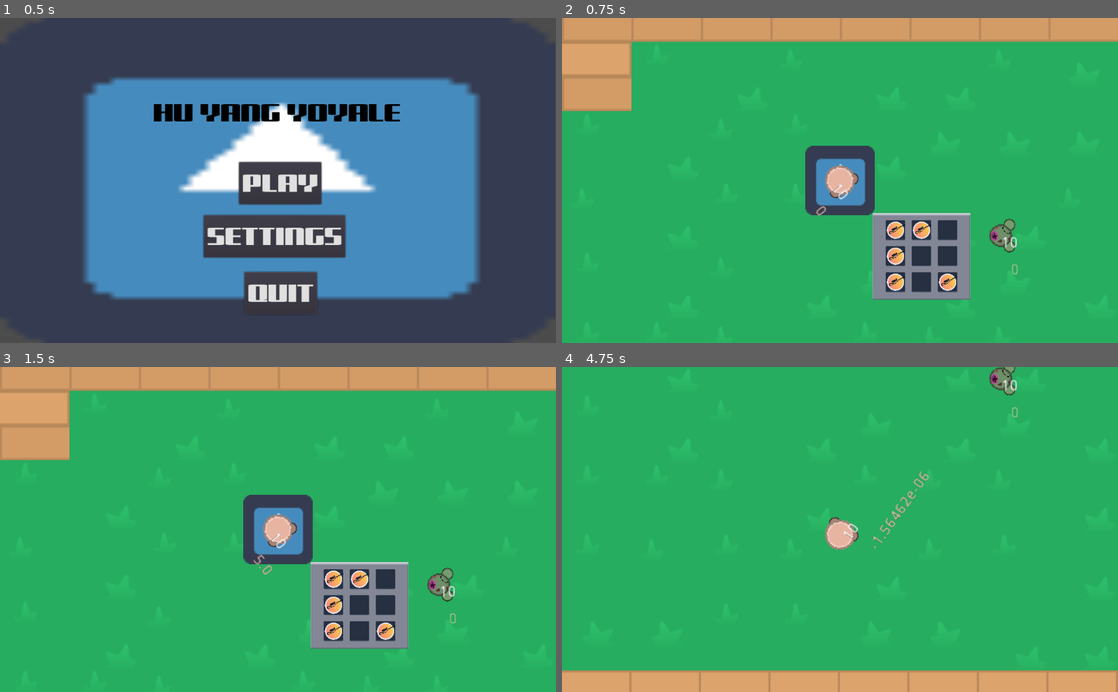
Above: before the commit, frames 1-4 (two rows, left to right).
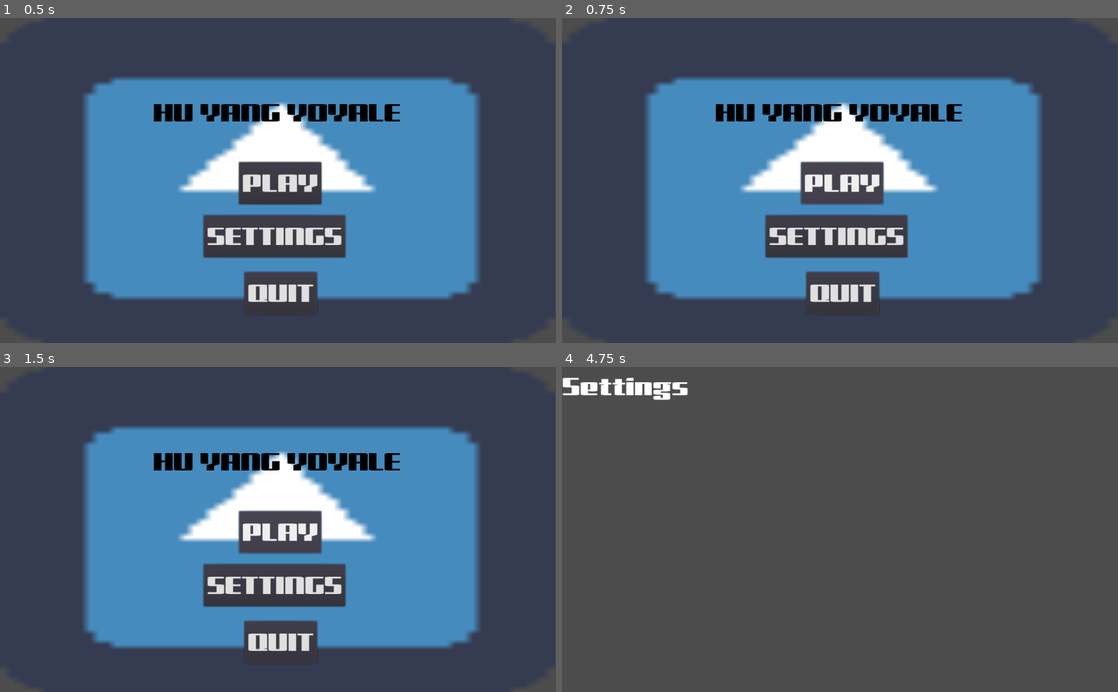
Above: after the commit, the same moments.

Repository: Panda248/Hu-Yang-Yoyale
Game: Godot game, scene res://MainMenu.tscn
Same seed, same stepped clock (60 frames per second), same inputs: the game is played once before the commit and once after it. The engine's default icon, where the game draws it, is replaced by a stand-in: a white triangle on a blue panel in a dark square.
Inputs (mouse positions are in pixels of both pictures, inside the frame that each line leads up to):
- Up to frame 1 (0.5 s): no input
- Up to frame 2 (0.75 s): click "PLAY" at 0.5 s
- Up to frame 3 (1.5 s): click (278, 532) at 1.25 s, where only the run after the commit has a clickable "PLAY"
- Up to frame 4 (4.75 s): click (834, 584) at 2 s, where only the run after the commit has a clickable "SETTINGS"; tap Enter at 2.75 s; move the mouse to (895, 578) at 2.77 s; hold E (game_switch_weapon_right) 2.78-3.53 s; tap F (game_interact) at 2.85, 3.6, 4.55 s; click (895, 578) at 2.92 s; tap Space (open_inv) at 3.5 s; move the mouse to (923, 578) at 3.52 s; hold Down (ui_down) 3.53-4.28 s; click (923, 578) at 3.67 s; move the mouse to (895, 458) at 4.27 s; press the mouse at (895, 458) at 4.28 s; hold E (game_switch_weapon_right) from 4.28 s (still down)

Frame 1 is identical in both runs. In frame 2, 100% of the frame differs, in the area x 0-100%, y 0-100%; in frame 3, 100%; in frame 4, 100%.

Commit message:
inventory dragging works and crate supports multiloot

Diff:
--- a/Assault Rifle.tscn
+++ b/Assault Rifle.tscn
@@ -17,7 +17,6 @@
 script = ExtResource( 1 )
 currentClip = 30
 reloadTimeFrames = 240
-fireRate = 5
 knockbackMultiplier = 200
 alertRadius = 2000
 weaponWeight = 1
--- a/Crate.tscn
+++ b/Crate.tscn
@@ -1,8 +1,9 @@
-[gd_scene load_steps=5 format=2]
+[gd_scene load_steps=6 format=2]
 
 [ext_resource path="res://res/exported/sprites/crate.png" type="Texture" id=1]
 [ext_resource path="res://scripts/Crate.gd" type="Script" id=2]
 [ext_resource path="res://ARItem.tscn" type="PackedScene" id=3]
+[ext_resource path="res://PistolItem.tscn" type="PackedScene" id=4]
 
 [sub_resource type="RectangleShape2D" id=1]
 extents = Vector2( 63, 63 )
@@ -10,7 +11,7 @@
 [node name="Crate" type="StaticBody2D"]
 scale = Vector2( 0.25, 0.25 )
 script = ExtResource( 2 )
-itemScene = ExtResource( 3 )
+itemScenes = [ ExtResource( 4 ), ExtResource( 3 ) ]
 
 [node name="CollisionShape2D" type="CollisionShape2D" parent="."]
 visible = false
--- a/Pistol.tscn
+++ b/Pistol.tscn
@@ -20,7 +20,7 @@
 currentClip = 17
 clip = 17
 reloadTimeFrames = 260
-fireRate = 55
+fireRate = 50
 knockbackMultiplier = 100
 weaponWeight = 1
 Bullet = ExtResource( 3 )
--- a/Player.tscn
+++ b/Player.tscn
@@ -6,7 +6,6 @@
 [ext_resource path="res://res/exported/sprites/Player.png" type="Texture" id=4]
 [ext_resource path="res://scripts/HurtBox.gd" type="Script" id=5]
 [ext_resource path="res://icon.png" type="Texture" id=7]
-[ext_resource path="res://Assault Rifle.tscn" type="PackedScene" id=8]
 
 [sub_resource type="CircleShape2D" id=1]
 radius = 14.0
@@ -70,10 +69,6 @@
 [node name="Weapons" type="Node2D" parent="."]
 visible = false
 
-[node name="Assault Rifle" parent="Weapons" instance=ExtResource( 8 )]
-position = Vector2( 0, 12 )
-fireRate = 10
-
 [node name="Equipped" type="Node2D" parent="."]
 show_behind_parent = true
 
--- a/project.godot
+++ b/project.godot
@@ -9,6 +9,11 @@
 config_version=4
 
 _global_script_classes=[ {
+"base": "Weapon",
+"class": "AssaultRifle",
+"language": "GDScript",
+"path": "res://scripts/AssaultRifle.gd"
+}, {
 "base": "Label",
 "class": "ChatBox",
 "language": "GDScript",
@@ -95,6 +100,7 @@
 "path": "res://scripts/WeaponItem.gd"
 } ]
 _global_script_class_icons={
+"AssaultRifle": "",
 "ChatBox": "",
 "Crate": "",
 "DamageNumber": "",
--- a/scripts/AssaultRifle.gd
+++ b/scripts/AssaultRifle.gd
@@ -1,8 +1,12 @@
 extends Weapon
+class_name AssaultRifle
 
 export (PackedScene) var Bullet
 export var shootTimeMS = 100
 var timer = shootTimeMS
+
+func get_class():
+	return "AssaultRifle"
 
 func _process(delta):
 	._process(delta)
--- a/scripts/Crate.gd
+++ b/scripts/Crate.gd
@@ -1,27 +1,21 @@
 extends StaticBody2D
 class_name Crate
 
-export var lootAmount := 3
 export var lootDistance := 50
-export (PackedScene) var itemScene
+export (Array, PackedScene) var itemScenes
 signal spawn_item(item)
 var canInteract : bool = false
 
 func onready():
 	randomize()
 
-func process():
-	if(canInteract):
-		print("hi")
-	pass
-
 func interact():
-	for n in lootAmount:
-		generate_loot()
+	for scene in itemScenes:
+		generate_loot(scene)
 	queue_free()
 
-func generate_loot():
-	var item = itemScene.instance()
+func generate_loot(lootScene : PackedScene):
+	var item = lootScene.instance()
 	item.global_position = global_position + Vector2(randf() * (lootDistance*2) - lootDistance, randf() * (lootDistance*2) - lootDistance)
 	emit_signal("spawn_item", item)
 	pass
--- a/scripts/Pistol.gd
+++ b/scripts/Pistol.gd
@@ -4,6 +4,9 @@
 export (PackedScene) var Bullet
 export var shootTimeMS = 100
 var timer = shootTimeMS
+
+func get_class():
+	return "Pistol"
 
 func _process(delta):
 	._process(delta)
--- a/scripts/Player.gd
+++ b/scripts/Player.gd
@@ -129,3 +129,8 @@
 	weapons.add_child(weapon)
 	swap_weapon_right()
 	equipped.get_child(0).position += Vector2.DOWN * weaponOffset
+
+func get_weapons() -> Array:
+	var weaponArr = weapons.get_children()
+	weaponArr += equipped.get_children()
+	return weaponArr
--- a/scripts/Weapon.gd
+++ b/scripts/Weapon.gd
@@ -9,6 +9,7 @@
 export var reserveClips := 2
 export var knockbackMultiplier := 0
 export var alertRadius := 1000
+
 
 enum WEAPON_WEIGHT {
 	NONE = 0, LIGHT = 1, MEDIUM = 2, HEAVY = 3
--- a/scripts/WeaponItem.gd
+++ b/scripts/WeaponItem.gd
@@ -16,12 +16,10 @@
 	queue_free()
 
 func player_has_self(player : Player):
-	var equipped = player.equipped.get_child(0)
-	if equipped.get_class() == weaponInstance.get_class():
-		return equipped
-	var weapons = player.weapons.get_children()
-	for w in weapons:
+	var playerWeapons = player.get_weapons()
+	if playerWeapons.empty():
+		return null
+	for w in playerWeapons:
 		if w.get_class() == weaponInstance.get_class():
-			return equipped
+			return w
 	return null
-	pass
Not shown: 1 places in Player.tscn that only renumber resources
